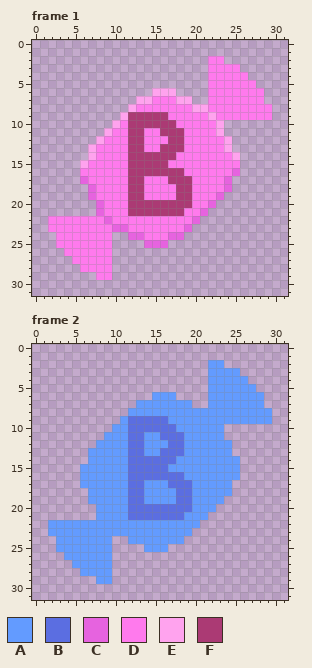
A pixel-art file gets an edit: assets/sprites/bubble_gums.aseprite. Above, as it was before the edit.
32x32 pixels, 3 frames. Shown: frame 1, frame 2. The commit also changed other frames, which this record leaves out.
Palette (. is transparent): A #639bff  B #5b6ee1  C #e663df  D #ff7aed  E #ffa3ee  F #ab3a74
The same view after the edit:
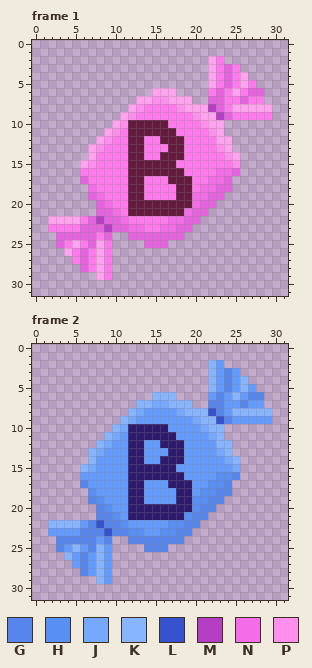
Colours new in this view: G #5585ed  H #588ff5  J #75a8ff  K #87b5ff  L #3652cf  M #b53fc4  N #f26de7  P #ff8fec
Changes in this commit:
layer "Flattened" added
layer "Layer 1" removed
layer "Layer 2" removed
colour B: #5b6ee1 -> #2e1a6e
colour F: #ab3a74 -> #631a3d
Frame 1, layer "Flattened":
y 2: x 22 D -> E
y 3: x 22 D -> E; x 24 D -> C
y 4..5: x 22 D -> E; x 24 D -> C; x 26 D -> E
y 6: x 23 D -> C; x 25 D -> E; x 27..28 DD -> CC
y 7: x 15..17 DDD -> PPE; x 22..23 DD -> CC; x 26 D -> C
y 8: x 13 D -> P; x 18..19 DD -> PE; x 22..23 DD -> MC; x 25..29 DDDDD -> EEEEE
y 9: x 12..16 FFFFF -> PDDDD; x 20..21 DD -> PE; x 23..24 DD -> MC
y 10: x 11 D -> P; x 17 F -> D; x 21..22 DD -> PE
y 11: x 10 D -> P; x 14..15 DD -> FF; x 18 F -> D; x 22 D -> P
y 12: x 9 D -> P; x 16 D -> F; x 23 D -> E
y 13: x 8 D -> P; x 16 F -> D; x 23 D -> P
y 14: x 14..15 FF -> DD; x 18 D -> F; x 24 D -> P
y 15: x 7 D -> P; x 17 D -> F; x 25 D -> P
y 16: x 23..24 DD -> NN
y 17: x 22..23 DD -> NN
y 18: x 7 C -> N; x 21..23 DDD -> NNC
y 19: x 8 D -> N; x 20..22 DDD -> NNC
y 20: x 9 D -> N; x 20..21 DD -> NC
y 21: x 9..10 DD -> CN; x 19..20 DD -> NC
y 22: x 2..5 DDDD -> EEEE; x 7..8 DD -> CM; x 10..11 DD -> CN; x 17..19 DDD -> NNC
y 23: x 6..9 DDDD -> CCCM; x 12..13 DD -> NN; x 16..18 DDD -> NNC
y 24: x 3..7 DDDDD -> CCCCC; x 9 D -> C; x 14..16 DDD -> CCC
y 25: x 3 D -> C; x 5 D -> E; x 7..8 DD -> CE
y 26: x 4 D -> E; x 6 D -> C; x 8 D -> E
y 27..28: x 6 D -> C; x 8 D -> E
y 29: x 8 D -> E
Frame 2, layer "Flattened":
y 2: x 22 A -> K
y 3: x 22 A -> K; x 24 A -> G
y 4..5: x 22 A -> K; x 24 A -> G; x 26 A -> K
y 6: x 15..17 AAA -> KKK; x 23 A -> G; x 25 A -> K; x 27..28 AA -> GG
y 7: x 13..19 AAAAAAA -> KKJJKKK; x 22..23 AA -> GG; x 26 A -> G
y 8: x 12..13 AA -> KJ; x 18..23 AAAAAA -> JKKKLG; x 25..29 AAAAA -> KKKKK
y 9: x 11..16 ABBBBB -> KJAAAA; x 20..24 AAAAA -> JKKLG
y 10: x 10..11 AA -> KJ; x 17 B -> A; x 21..23 AAA -> JKK
y 11: x 9..10 AA -> KJ; x 14..15 AA -> BB; x 18 B -> A; x 22..23 AA -> JK
y 12: x 8..9 AA -> KJ; x 16 A -> B; x 23..24 AA -> KK
y 13: x 7..8 AA -> KJ; x 16 B -> A; x 23..24 AA -> JK
y 14: x 7 A -> K; x 14..15 BB -> AA; x 18 A -> B; x 24..25 AA -> JK
y 15: x 6..7 AA -> KJ; x 17 A -> B; x 25 A -> J
y 16: x 23..25 AAA -> HHG
y 17: x 6 A -> G; x 22..24 AAA -> HHG
y 18: x 7 A -> H; x 21..24 AAAA -> HHGG
y 19: x 7..8 AA -> GH; x 20..23 AAAA -> HHGG
y 20: x 8..9 AA -> GH; x 20..22 AAA -> HGG
y 21: x 8..10 AAA -> GGH; x 19..21 AAA -> HGG
y 22: x 2..5 AAAA -> KKKK; x 7..11 AAAAA -> GLGGH; x 17..20 AAAA -> HHGG
y 23: x 6..13 AAAAAAAA -> GGGLGGHH; x 16..19 AAAA -> HHGG
y 24: x 3..7 AAAAA -> GGGGG; x 9 A -> G; x 12..18 AAAAAAA -> GGGGGGG
y 25: x 3 A -> G; x 5 A -> K; x 7..8 AA -> GK; x 14..16 AAA -> GGG
y 26: x 4 A -> K; x 6 A -> G; x 8 A -> K
y 27..28: x 6 A -> G; x 8 A -> K
y 29: x 8 A -> K
Boxes around the changes in both pictures, in picture pixels (x1, y1, x2, y2):
changed: (48, 56, 272, 280)
changed: (48, 360, 272, 584)
